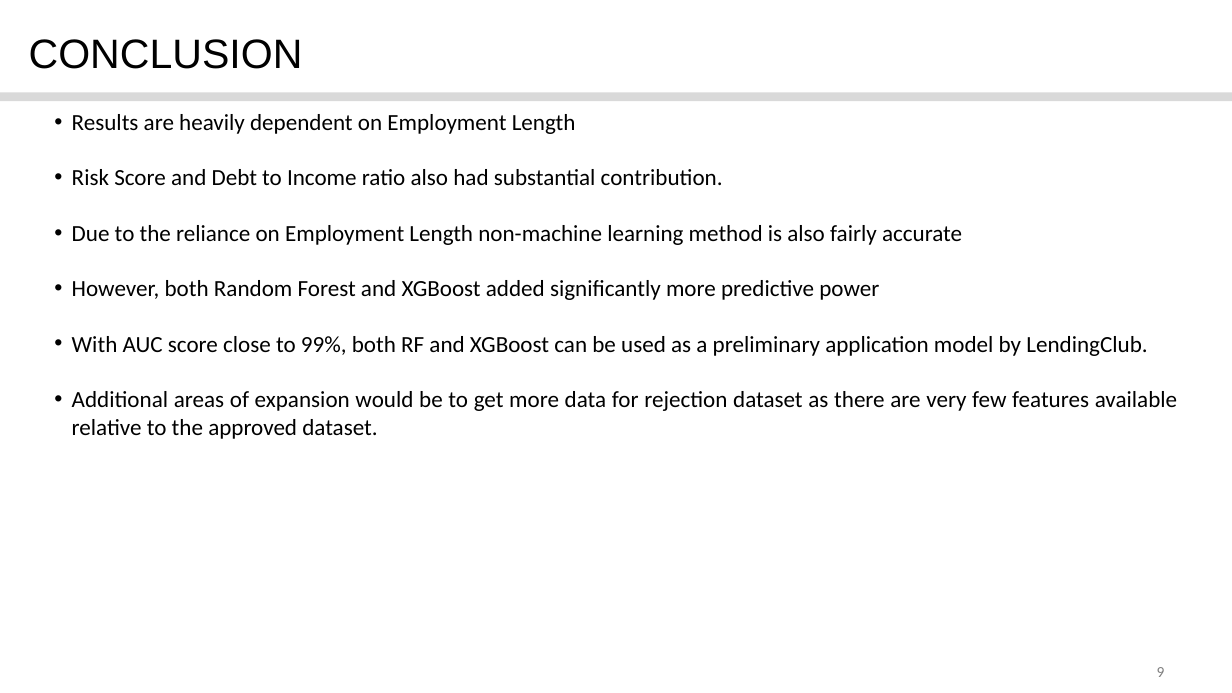
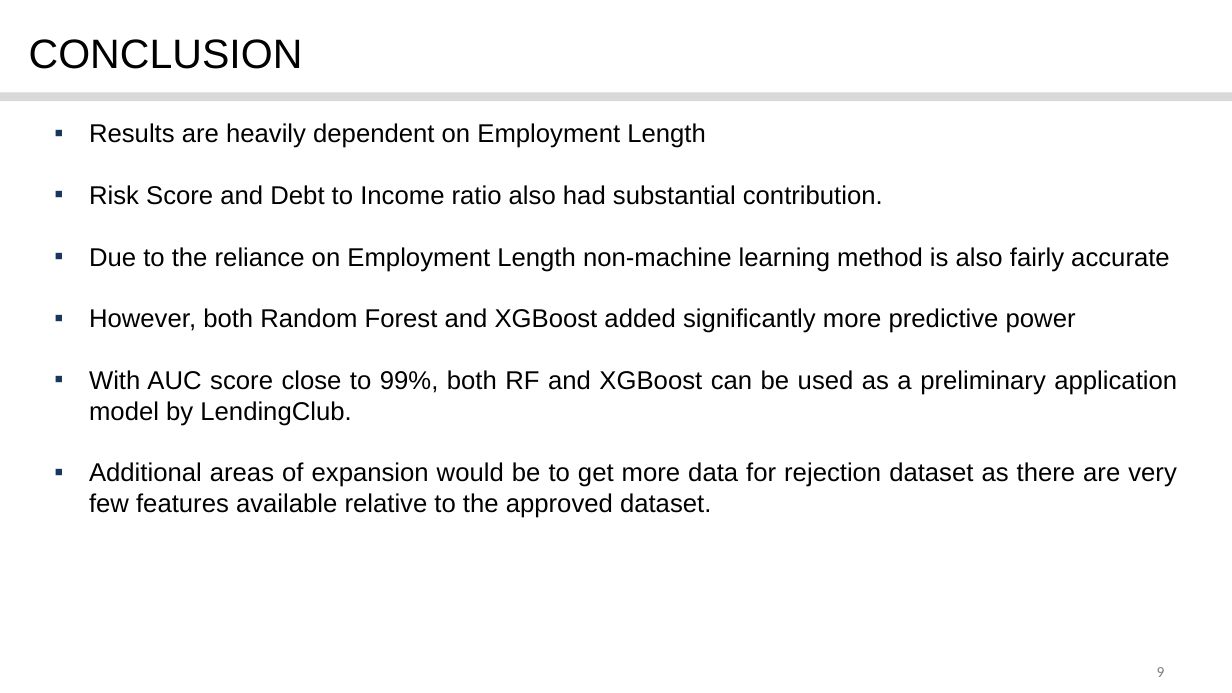
Before and after one commit to CharlesK98/Capstone-Project-2, a slide deck: slide 9 of Capstone Project 2.pptx. Drawn at 1232x693 pixels with LibreOffice and Linux fonts; fonts in the diff are those of the drawing; background and template pictures are left out. Boxes give left, top, right and bottom in pixels: in the first picture for what was removed or moved away, otherwise in the second. Text is boxed around its words. In the diff, an @@ line names an element or a change of style, - is before the commit and + after.

```diff
--- a/Capstone Project 2.pptx
+++ b/Capstone Project 2.pptx
@@ text "Results are heavily dependent on ...": place and size @@
-text "Results are heavily dependent on ..." at (72,114,1177,439)
+text "Results are heavily dependent on ..." at (89,123,1177,518)
@@ text "Results are heavily dependent on ..." at (89,123,1177,518): size 18 to 20 pt, font Calibri to Arial; bullet • to ▪; bullet colour #000000 to #17375E @@
```
Also in this commit, not shown: 8 other slides changed.
